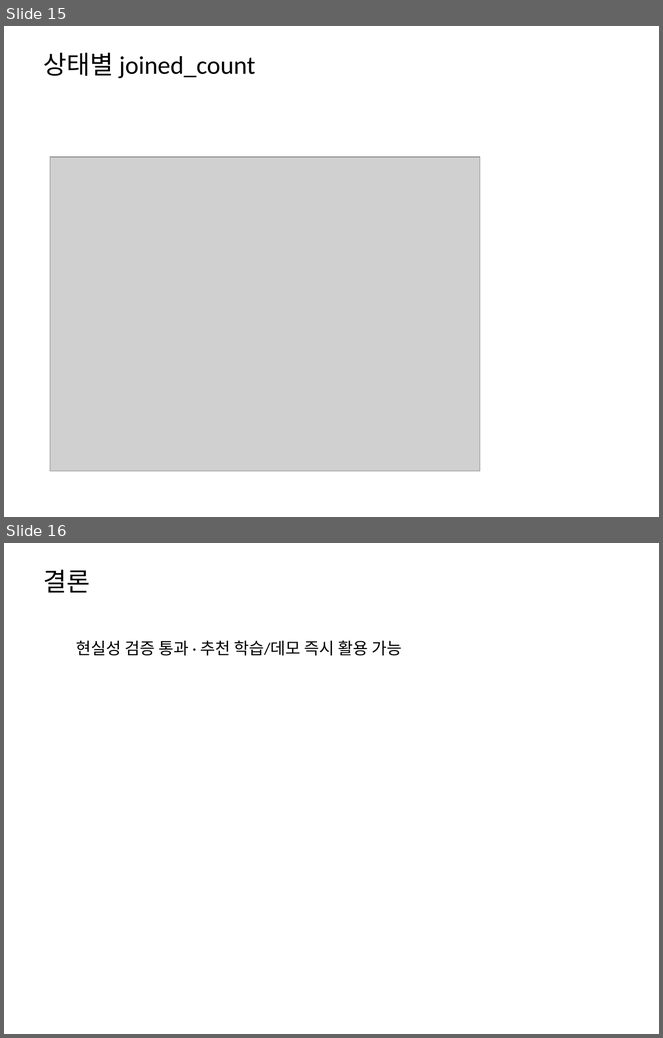
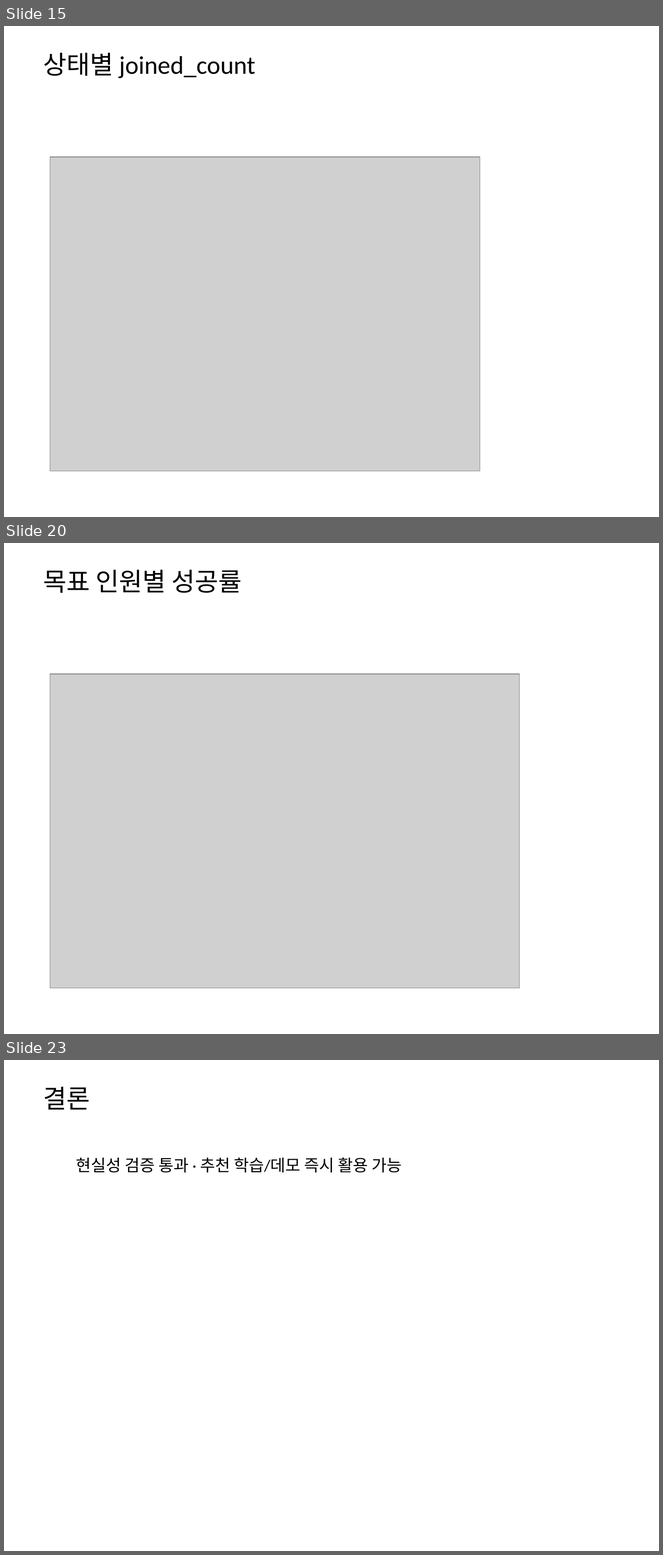
Before and after one commit to ai-sesac2-Nbbang/mogu-mogu-backend, a slide deck: scripts/mogumogu_report.pptx. Shown one above the other, each under a label of ours: slides 15 and 16 before the commit, slides 15, 20 and 23 after it; the slides between them are not shown. The pictures are 663x1038 and 663x1555 pixels, drawn with LibreOffice and Linux fonts; fonts in the diff are those of the drawing; grey boxes stand for pictures. Boxes give left, top, right and bottom in pixels: in the first picture for what was removed or moved away, otherwise in the second. Text is boxed around its words. In the diff, an @@ line names an element or a change of style, - is before the commit and + after.

```diff
--- a/scripts/mogumogu_report.pptx
+++ b/scripts/mogumogu_report.pptx
@@ slide 20 added at [4,543,659,1034], background #FFFFFF @@
@@ text added at [43,570,242,593], 28 pt, text #000000 @@
+목표 인원별 성공률
@@ picture added at [50,674,520,989] @@
@@ what was slide 16 is now slide 23 @@
```
Also in this commit, not shown: 6 other slides added, 9 other files.
